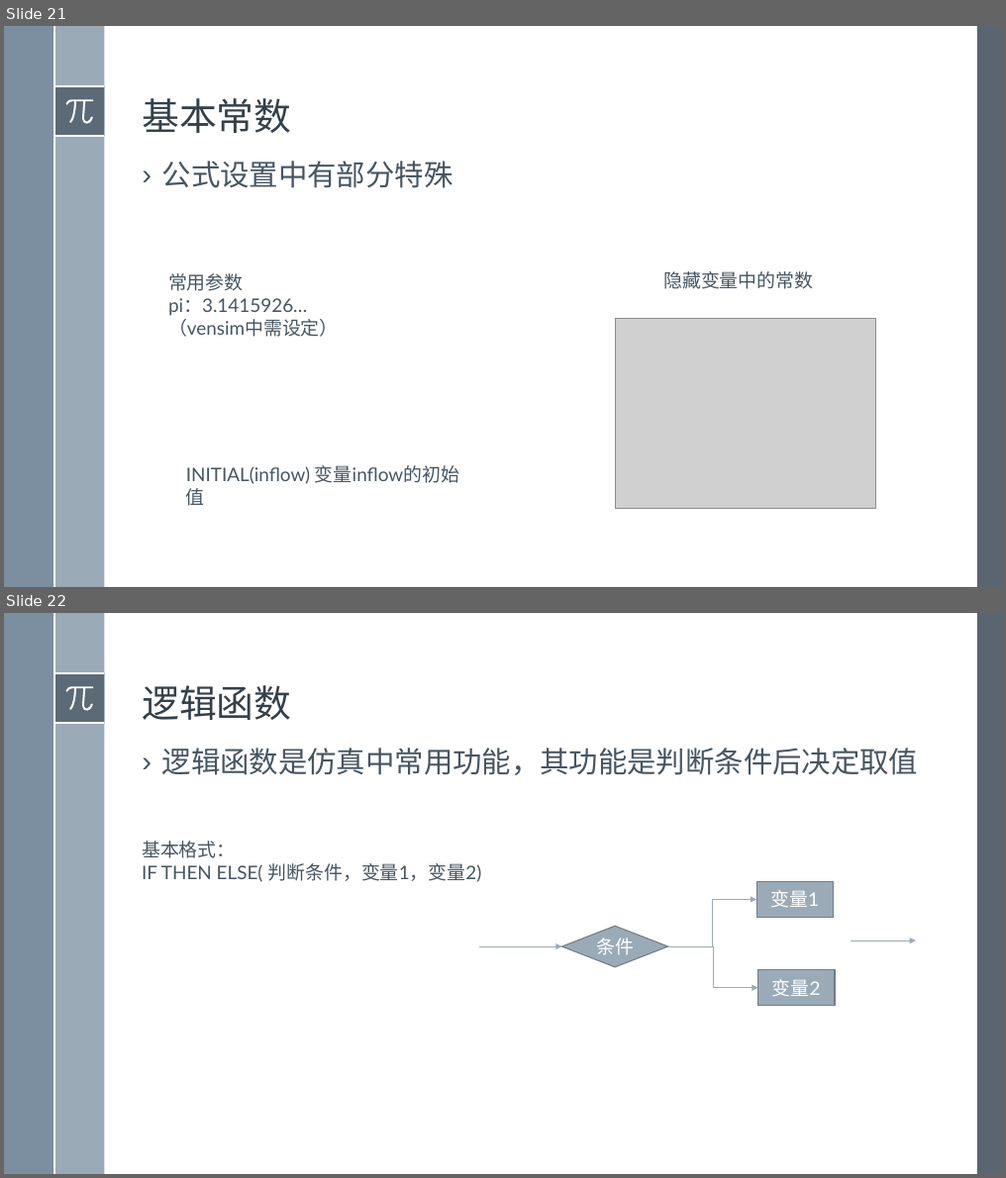
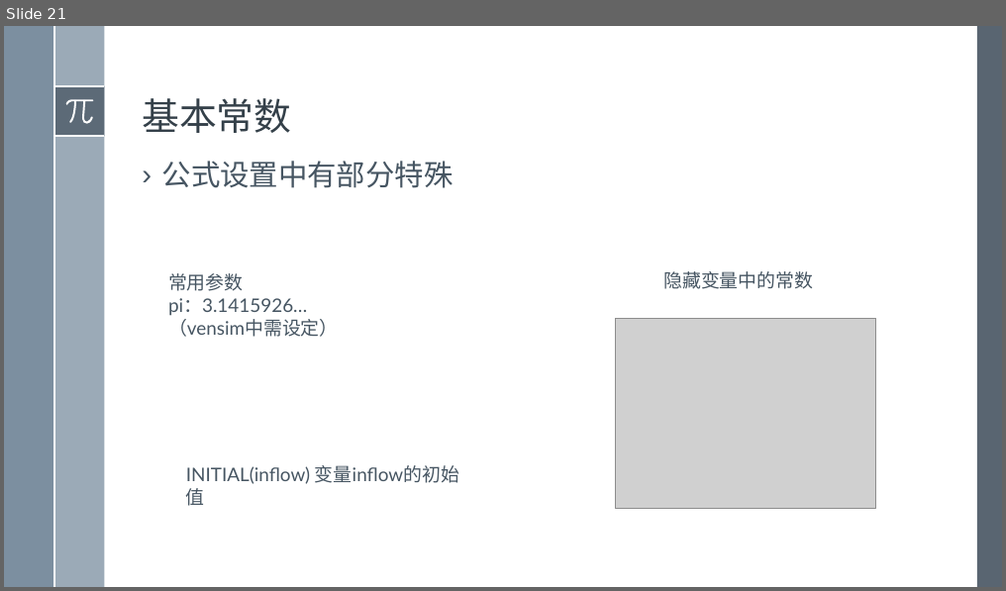
Before and after one commit to exoplanetX/SystemDynamics, a slide deck: 系统仿真-3-操作基础.pptx. Shown one above the other, each under a label of ours: slides 21 and 22 before the commit, slide 21 after it. The pictures are 1006x1178 and 1006x591 pixels, drawn with LibreOffice and Linux fonts; fonts in the diff are those of the drawing; grey boxes stand for pictures. Boxes give left, top, right and bottom in pixels: in the first picture for what was removed or moved away, otherwise in the second. Text is boxed around its words. In the diff, an @@ line names an element or a change of style, - is before the commit and + after.

```diff
--- a/系统仿真-3-操作基础.pptx
+++ b/系统仿真-3-操作基础.pptx
@@ slide 22 removed at [4,613,1002,1174], background #FFFFFF; not listed: 8 template elements that a slide beside it also shows @@
@@ title removed at [142,685,291,720] @@
-逻辑函数
@@ text removed at [162,748,919,775] @@
-› 逻辑函数是仿真中常用功能，其功能是判断条件后决定取值
@@ text removed at [142,841,481,882] @@
-基本格式：
-IF THEN ELSE( 判断条件，变量1，变量2)
@@ elbow arrow removed from (668, 947) to (756, 900) @@
@@ rectangle removed at [756,881,833,917] @@
-变量1
@@ diamond removed at [561,926,668,967] @@
-条件
@@ arrow removed from (479, 947) to (561, 947) @@
@@ elbow arrow removed from (668, 947) to (757, 988) @@
@@ arrow removed from (850, 941) to (916, 941) @@
@@ rectangle removed at [757,970,835,1005] @@
-变量2
```
Also in this commit, not shown: 1 slide changed, 7 other slides removed, 1 other file.
